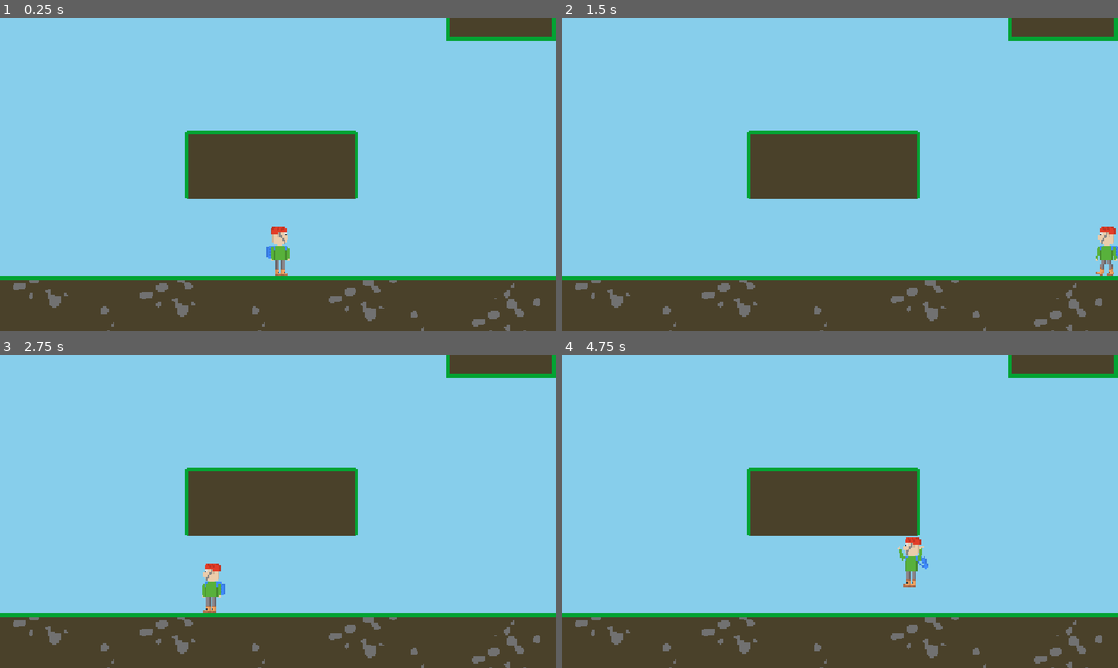
Above: before the commit, frames 1-4 (two rows, left to right).
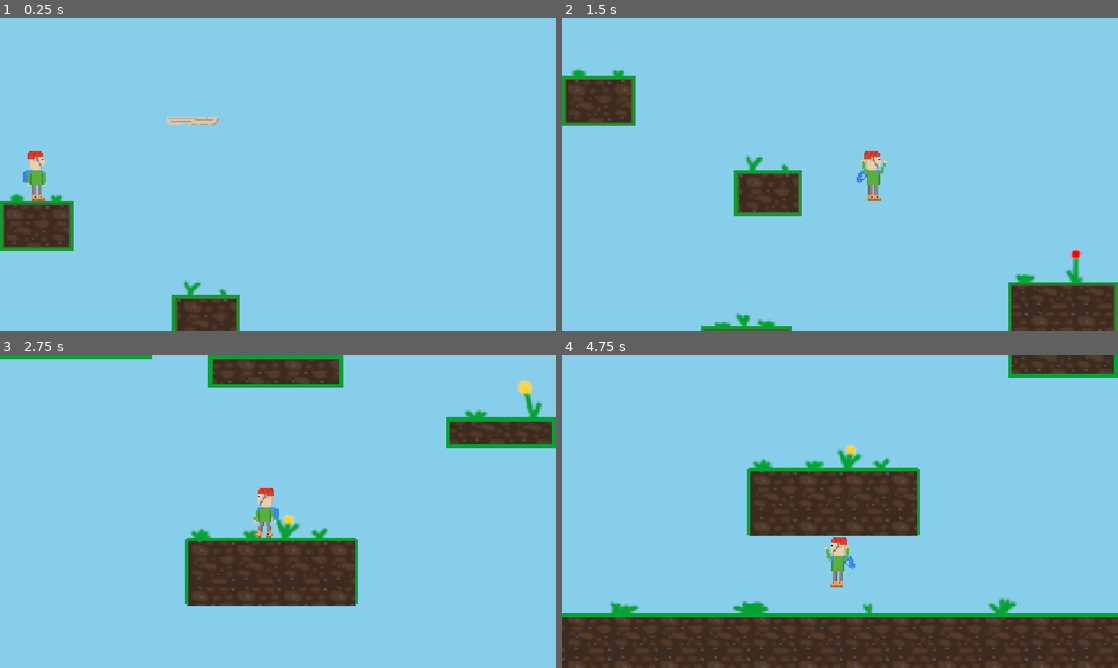
Above: after the commit, the same moments.

Repository: Privatech38/skok-na-triglav
Game: Godot game, scene res://src/map/beggining.tscn
The game is run twice, just before and just after one commit, with the same random seed, the same clock (stepped at 60 frames per second) and the same inputs.
Inputs:
- Up to frame 1 (0.25 s): no input
- Up to frame 2 (1.5 s): tap Enter at 0.5 s; hold D (move_right) from 0.53 s (still down); tap Space (jump) at 0.77 s
- Up to frame 3 (2.75 s): tap Space (jump) at 1.52 s; release D (move_right) at 2.03 s; hold A (move_left) from 2.03 s (still down)
- Up to frame 4 (4.75 s): release A (move_left) at 2.78 s; hold D (move_right) 2.78-4.28 s; tap Space (jump) at 3.02, 3.77, 4.52 s; hold A (move_left) from 4.28 s (still down)

The runs differ from the first frame. In frame 1, 28% of the frame differs, in the area x 0-100%, y 0-100%; in frame 2, 26%; in frame 3, 38%; in frame 4, 3.3%.

Commit message:
Add moving plank and update level design

Diff:
--- /dev/null
+++ b/src/map/animation_player.gd
@@ -0,0 +1,21 @@
+extends AnimationPlayer
+
+@onready var player = get_node("../../../Player")
+
+# Called when the node enters the scene tree for the first time.
+func _ready() -> void:
+	pass # Replace with function body.
+
+# Called every frame. 'delta' is the elapsed time since the previous frame.
+func _process(delta: float) -> void:
+	pass
+
+func _player_enter(node: Node2D) -> void:
+	if node != player:
+		return
+	play("platform_move")
+
+func _player_leave(node: Node2D) -> void:
+	if node != player:
+		return
+	play_backwards("platform_move")
--- a/src/map/beggining.tscn
+++ b/src/map/beggining.tscn
@@ -1,8 +1,10 @@
-[gd_scene load_steps=20 format=3 uid="uid://c11o78wyp8wmb"]
+[gd_scene load_steps=28 format=3 uid="uid://c11o78wyp8wmb"]
 
 [ext_resource type="Texture2D" uid="uid://bc1oa2u43xu2c" path="res://assets/Gozd.png" id="1_6v467"]
 [ext_resource type="Script" uid="uid://8wcqicexryuu" path="res://src/player.gd" id="2_r7bhw"]
+[ext_resource type="Texture2D" uid="uid://dglalrxiy80se" path="res://assets/MovingPlank.png" id="4_6v467"]
 [ext_resource type="Texture2D" uid="uid://c4glruiwnkhm3" path="res://assets/Player.png" id="4_jbwhd"]
+[ext_resource type="Script" uid="uid://dnqalwlun5tvi" path="res://src/map/animation_player.gd" id="5_jbwhd"]
 
 [sub_resource type="SegmentShape2D" id="SegmentShape2D_e05c3"]
 b = Vector2(0, 1000)
@@ -98,8 +100,53 @@
 [sub_resource type="RectangleShape2D" id="RectangleShape2D_jbwhd"]
 size = Vector2(47, 58.93184)
 
+[sub_resource type="RectangleShape2D" id="RectangleShape2D_7o88d"]
+size = Vector2(51, 64.456665)
+
 [sub_resource type="RectangleShape2D" id="RectangleShape2D_prver"]
 size = Vector2(119, 47)
+
+[sub_resource type="Animation" id="Animation_k7j6w"]
+resource_name = "platform_move"
+tracks/0/type = "value"
+tracks/0/imported = false
+tracks/0/enabled = true
+tracks/0/path = NodePath(".:position")
+tracks/0/interp = 1
+tracks/0/loop_wrap = true
+tracks/0/keys = {
+"times": PackedFloat32Array(0, 1),
+"transitions": PackedFloat32Array(1, 1),
+"update": 0,
+"values": [Vector2(-59, -554), Vector2(109, -554)]
+}
+
+[sub_resource type="Animation" id="Animation_jbwhd"]
+length = 0.001
+tracks/0/type = "value"
+tracks/0/imported = false
+tracks/0/enabled = true
+tracks/0/path = NodePath(".:position")
+tracks/0/interp = 1
+tracks/0/loop_wrap = true
+tracks/0/keys = {
+"times": PackedFloat32Array(0),
+"transitions": PackedFloat32Array(1),
+"update": 0,
+"values": [Vector2(-59, -554)]
+}
+
+[sub_resource type="AnimationLibrary" id="AnimationLibrary_7o88d"]
+_data = {
+&"RESET": SubResource("Animation_jbwhd"),
+&"platform_move": SubResource("Animation_k7j6w")
+}
+
+[sub_resource type="RectangleShape2D" id="RectangleShape2D_aos2b"]
+size = Vector2(36, 6)
+
+[sub_resource type="RectangleShape2D" id="RectangleShape2D_5gt5h"]
+size = Vector2(36, 1)
 
 [node name="Beggining" type="Node2D"]
 
@@ -126,6 +173,7 @@
 one_way_collision_margin = 0.0
 
 [node name="Player" type="CharacterBody2D" parent="."]
+position = Vector2(-168, -518)
 script = ExtResource("2_r7bhw")
 
 [node name="CollisionShape2D" type="CollisionShape2D" parent="Player"]
@@ -176,8 +224,12 @@
 shape = SubResource("RectangleShape2D_k7j6w")
 
 [node name="CollisionShape2D6" type="CollisionShape2D" parent="Node/StaticBody2D"]
-position = Vector2(-49, -837.93744)
+position = Vector2(-49.5, -838)
 shape = SubResource("RectangleShape2D_jbwhd")
+
+[node name="CollisionShape2D7" type="CollisionShape2D" parent="Node/StaticBody2D"]
+position = Vector2(-166.5, -954.8803)
+shape = SubResource("RectangleShape2D_7o88d")
 
 [node name="StaticBody2D2" type="StaticBody2D" parent="Node"]
 position = Vector2(-35, -66)
@@ -185,3 +237,30 @@
 [node name="CollisionShape2D" type="CollisionShape2D" parent="Node/StaticBody2D2"]
 position = Vector2(30.5, 7.5)
 shape = SubResource("RectangleShape2D_prver")
+
+[node name="AnimatableBody2D" type="AnimatableBody2D" parent="Node"]
+position = Vector2(-59, -554)
+
+[node name="AnimationPlayer" type="AnimationPlayer" parent="Node/AnimatableBody2D"]
+libraries = {
+&"": SubResource("AnimationLibrary_7o88d")
+}
+script = ExtResource("5_jbwhd")
+
+[node name="Sprite2D" type="Sprite2D" parent="Node/AnimatableBody2D"]
+texture_filter = 1
+texture = ExtResource("4_6v467")
+
+[node name="CollisionShape2D" type="CollisionShape2D" parent="Node/AnimatableBody2D"]
+shape = SubResource("RectangleShape2D_aos2b")
+
+[node name="Area2D" type="Area2D" parent="Node/AnimatableBody2D"]
+
+[node name="CollisionShape2D" type="CollisionShape2D" parent="Node/AnimatableBody2D/Area2D"]
+position = Vector2(0, -3.5)
+shape = SubResource("RectangleShape2D_5gt5h")
+
+[connection signal="body_entered" from="Node/AnimatableBody2D/Area2D" to="Node/AnimatableBody2D" method="_player_enter"]
+[connection signal="body_entered" from="Node/AnimatableBody2D/Area2D" to="Node/AnimatableBody2D/AnimationPlayer" method="_player_enter"]
+[connection signal="body_exited" from="Node/AnimatableBody2D/Area2D" to="Node/AnimatableBody2D" method="_player_leave"]
+[connection signal="body_exited" from="Node/AnimatableBody2D/Area2D" to="Node/AnimatableBody2D/AnimationPlayer" method="_player_leave"]
Binary file changed: assets/Gozd.png
Binary file added: assets/MovingPlank.png
Not shown, added: assets/MovingPlank.png.import
Not shown, added: src/map/animation_player.gd.uid
